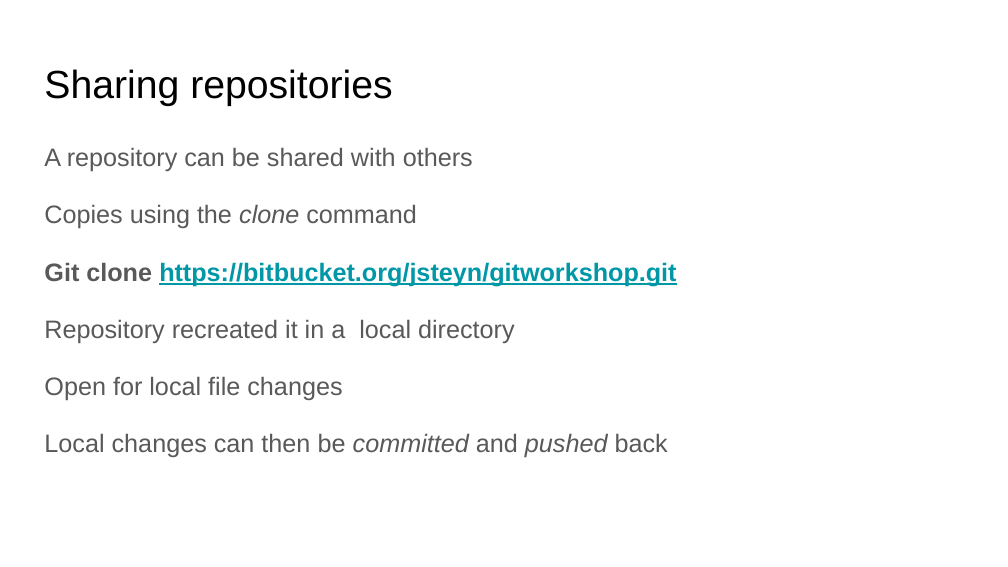
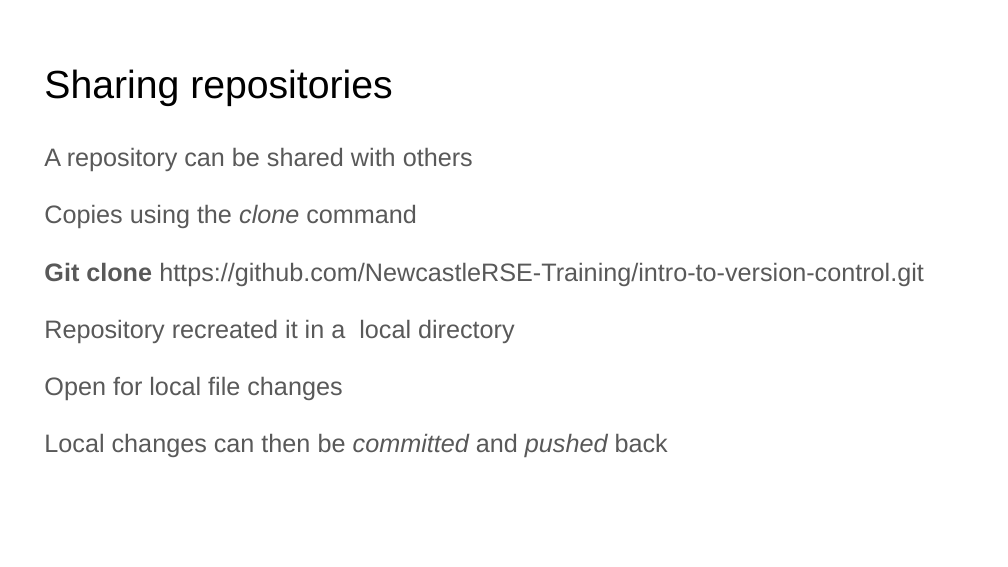
Before and after one commit to NewcastleRSE-Training/intro-to-version-control, a slide deck: slide 4 of Git Repositories.pptx. Drawn at 1008x567 pixels with LibreOffice and Linux fonts; fonts in the diff are those of the drawing. Boxes give left, top, right and bottom in pixels: in the first picture for what was removed or moved away, otherwise in the second. Text is boxed around its words. In the diff, an @@ line names an element or a change of style, - is before the commit and + after.

```diff
--- a/Git Repositories.pptx
+++ b/Git Repositories.pptx
@@ text at [44,262,924,286]: text changed; text colour #0097A7 to #595959; bold off @@
-Git clone https://bitbucket.org/jsteyn/gitworkshop.git
+Git clone https://github.com/NewcastleRSE-Training/intro-to-version-control.git
```
Also in this commit, not shown: 1 other slide changed, 1 slide added, 3 other files.
